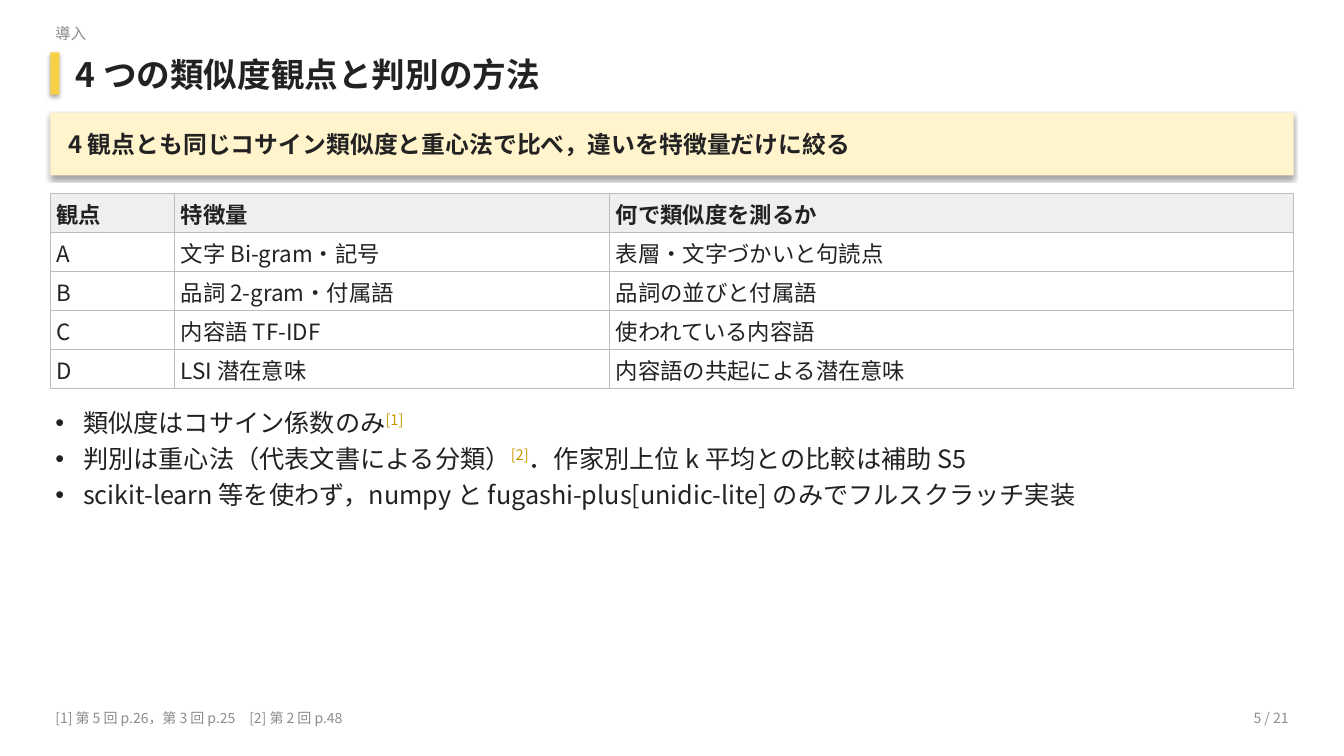
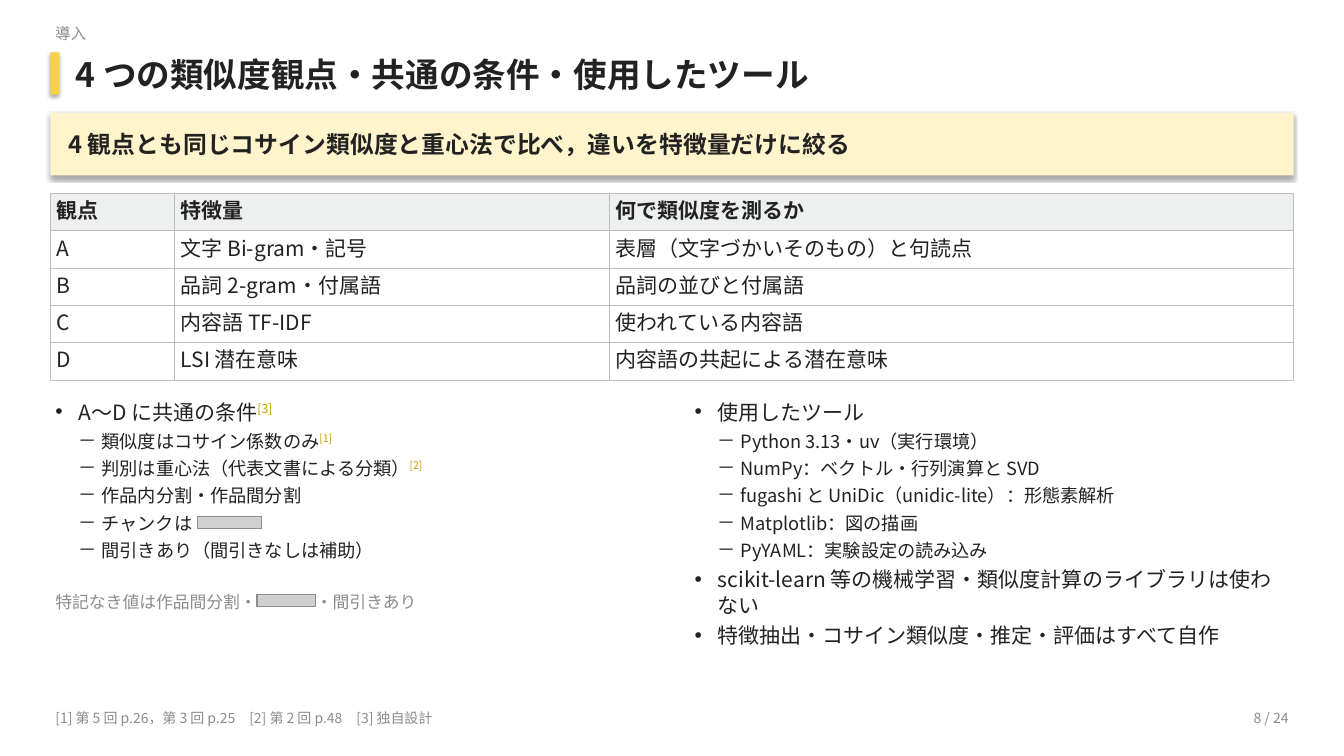
Before and after one commit to matsumoto-af22041/text-author-identifier-nlps, a slide deck: slide 8 of presentation/slides.pptx (slide 5 before the commit). Drawn at 1344x756 pixels with LibreOffice and Linux fonts; fonts in the diff are those of the drawing; grey boxes stand for pictures. Boxes give left, top, right and bottom in pixels: in the first picture for what was removed or moved away, otherwise in the second. Text is boxed around its words. In the diff, an @@ line names an element or a change of style, - is before the commit and + after.

Commit message:
feat: 発表スライドを講義の要件に合わせて改訂し数式を TeX の画像で組む

```diff
--- a/presentation/slides.pptx
+++ b/presentation/slides.pptx
@@ text at (x1=76, y1=58, x2=809, y2=90): text changed @@
-4 つの類似度観点と判別の方法
+4 つの類似度観点・共通の条件・使用したツール
@@ table at (x1=50, y1=194, x2=1294, y2=380) @@
-row 2, column 3: 表層・文字づかいと句読点
+row 2, column 3: 表層（文字づかいそのもの）と句読点
@@ size 16 to 15 pt in "観点", "特徴量", "何で類似度を測るか", "A" and 10 more places @@
@@ line spacing 1 to 18pt @@
@@ text "A～D に共通の条件[3]" moved from (x1=83, y1=410, x2=1075, y2=510) to (x1=78, y1=402, x2=423, y2=559) @@
@@ text at (x1=78, y1=402, x2=272, y2=422): paragraph added @@
+• A～D に共通の条件[3]
@@ text added at (x1=718, y1=402, x2=1272, y2=645), 13 pt, text #222222 @@
+• 使用したツール
+－ Python 3.13・uv（実行環境）
+－ NumPy：ベクトル・行列演算と SVD
+－ fugashi と UniDic（unidic-lite）：形態素解析
+－ Matplotlib：図の描画
+－ PyYAML：実験設定の読み込み
+• scikit-learn 等の機械学習・類似度計算のライブラリは使わない
+• 特徴抽出・コサイン類似度・推定・評価はすべて自作
@@ text at (x1=102, y1=432, x2=332, y2=450): size 18 to 13 pt in "類似度はコサイン係数のみ[1]"; bullet • to －; line spacing 1 to 15.6pt @@
@@ text at (x1=102, y1=459, x2=423, y2=559): text changed; size 18 to 13 pt @@
-• 判別は重心法（代表文書による分類）[2]．作家別上位 k 平均との比較は補助 S5
-• scikit-learn 等を使わず，numpy と fugashi-plus[unidic-lite] のみでフルスクラッチ実装
+－ 判別は重心法（代表文書による分類）[2]
+－ 作品内分割・作品間分割
+－ チャンクは
+－ 間引きあり（間引きなしは補助）
@@ picture added at (x1=198, y1=516, x2=261, y2=528) @@
@@ text added at (x1=55, y1=594, x2=417, y2=610), 12 pt, text #8C8C8C @@
+特記なき値は作品間分割・ ・間引きあり
@@ picture added at (x1=257, y1=595, x2=316, y2=606) @@
@@ text at (x1=55, y1=711, x2=433, y2=726): text changed @@
-[1] 第 5 回 p.26，第 3 回 p.25 [2] 第 2 回 p.48
+[1] 第 5 回 p.26，第 3 回 p.25 [2] 第 2 回 p.48 [3] 独自設計
@@ text at (x1=1254, y1=712, x2=1289, y2=723): text changed @@
-5 / 21
+8 / 24
```
Also in this commit, not shown: 33 other slides changed, 7 slides added, 2 slides removed, 25 other files.
